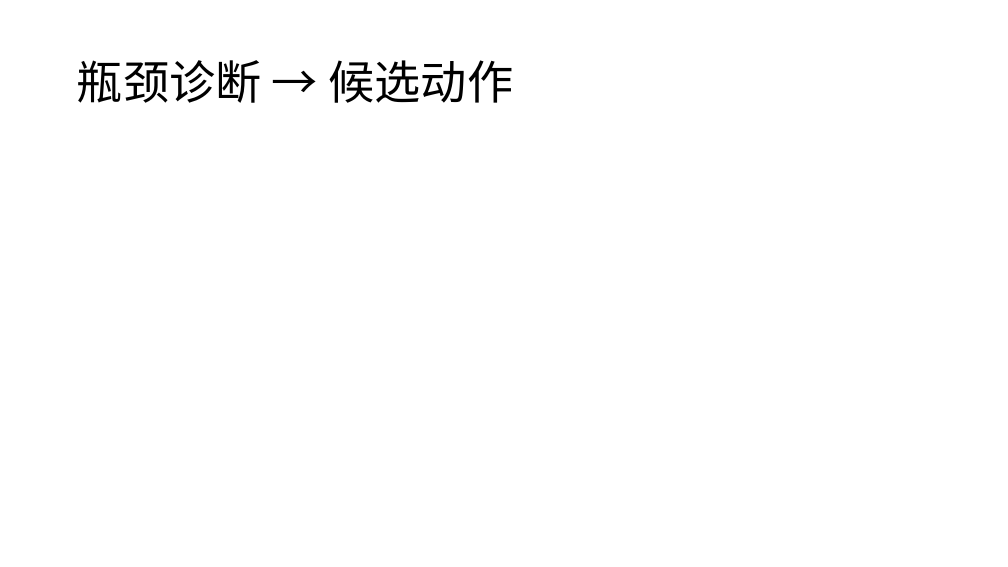
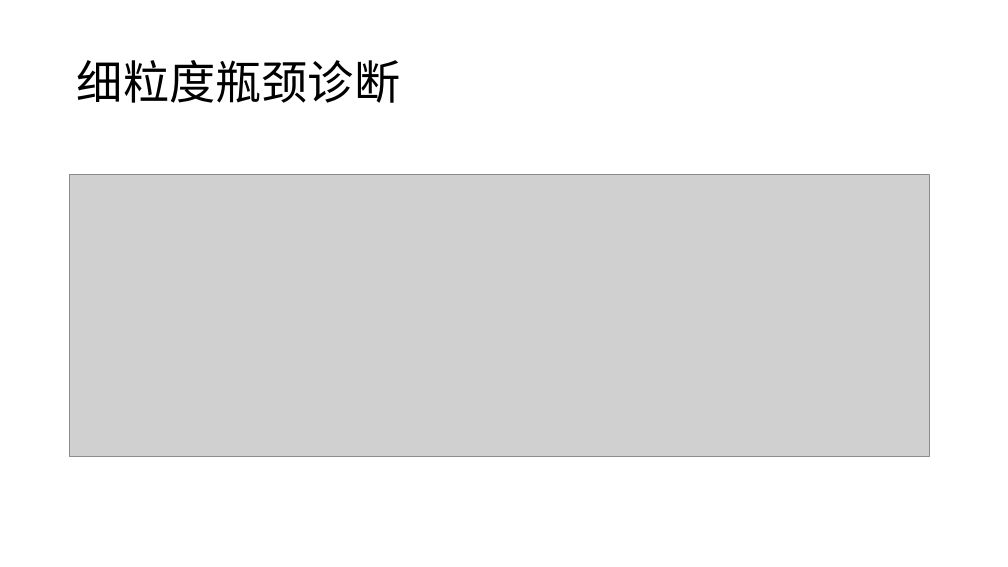
Before and after one commit to LeleCheung/HG-KDA, a slide deck: slide 6 of reports/02_work/0917汇报.pptx. Drawn at 1008x567 pixels with LibreOffice and Linux fonts; fonts in the diff are those of the drawing; grey boxes stand for pictures. Boxes give left, top, right and bottom in pixels: in the first picture for what was removed or moved away, otherwise in the second. Text is boxed around its words. In the diff, an @@ line names an element or a change of style, - is before the commit and + after.

```diff
--- a/reports/02_work/0917汇报.pptx
+++ b/reports/02_work/0917汇报.pptx
@@ title at box(77, 60, 400, 103): text changed @@
-瓶颈诊断 → 候选动作
+细粒度瓶颈诊断
@@ picture added at box(70, 174, 929, 456) @@
```
Also in this commit, not shown: 3 other slides changed, 4 slides added, 2 slides removed, 1 other file.
